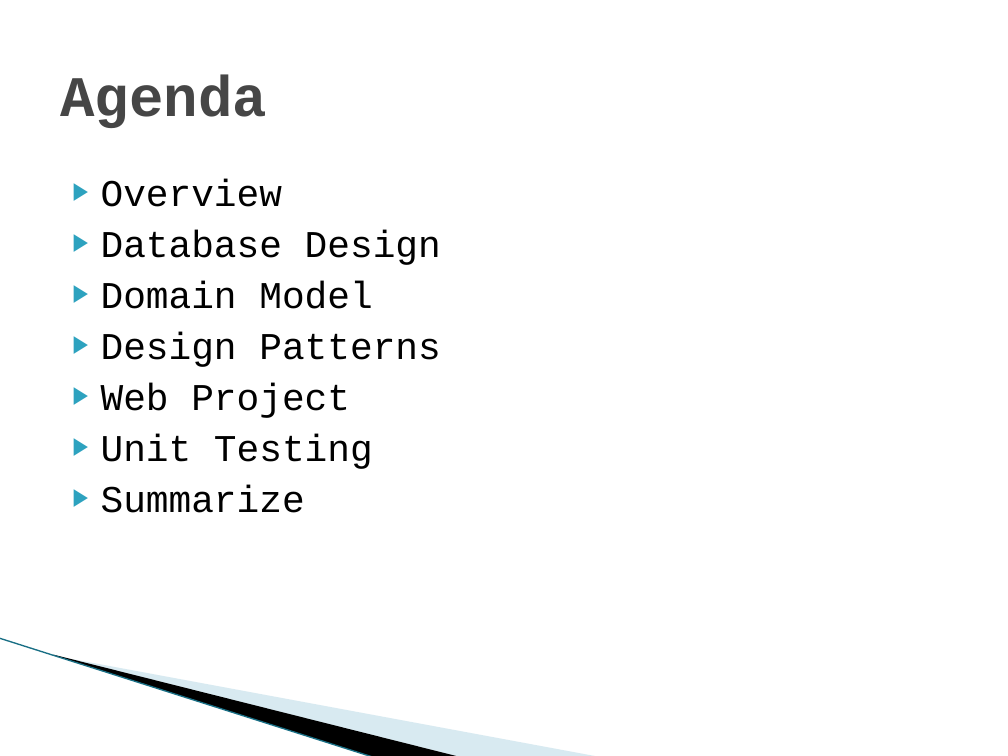
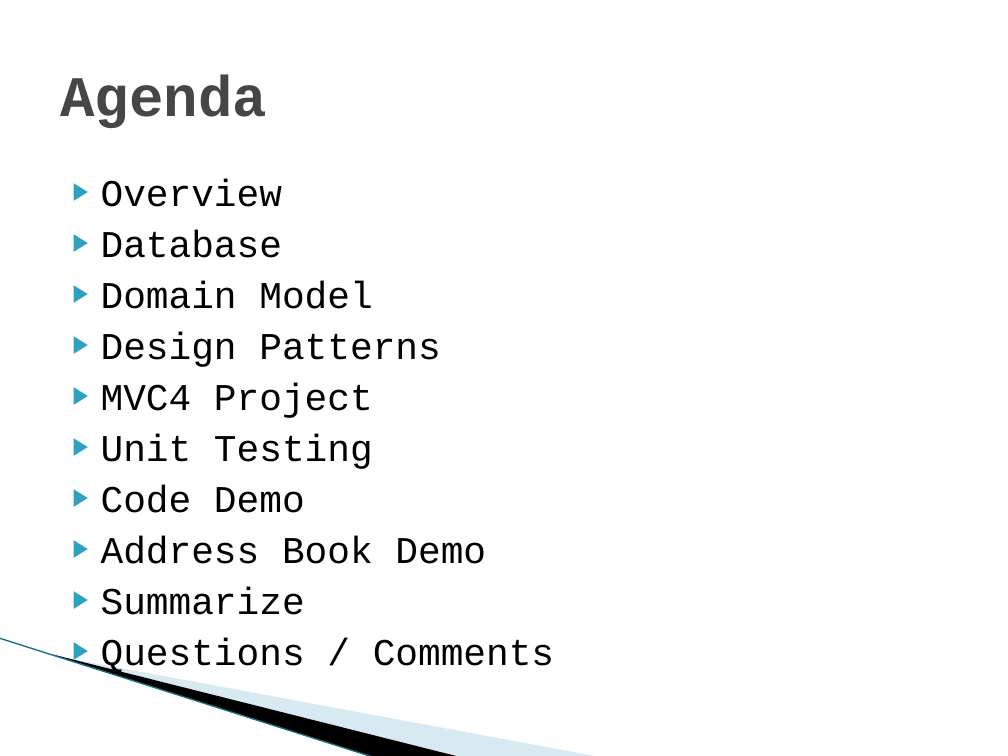
Before and after one commit to jeffflater/AddressBookDemo, a slide deck: slide 2 of Main/Docs/AddressBookDemo.pptx. Drawn at 1008x756 pixels with LibreOffice and Linux fonts; fonts in the diff are those of the drawing; background and template pictures are left out. Boxes give left, top, right and bottom in pixels: in the first picture for what was removed or moved away, otherwise in the second. Text is boxed around its words. In the diff, an @@ line names an element or a change of style, - is before the commit and + after.

```diff
--- a/Main/Docs/AddressBookDemo.pptx
+++ b/Main/Docs/AddressBookDemo.pptx
@@ text at bbox=[101, 230, 282, 258]: text changed @@
-▶ Database Design
+▶ Database
@@ text at bbox=[101, 383, 373, 418]: text changed @@
-▶ Web Project
+▶ MVC4 Project
@@ text at bbox=[101, 485, 486, 564]: paragraphs added @@
+▶ Code Demo
+▶ Address Book Demo
@@ text at bbox=[101, 638, 554, 676]: paragraph added @@
+▶ Questions / Comments
```
Also in this commit, not shown: 3 other slides changed, 4 slides added, 1 slide removed, 51 other files.
